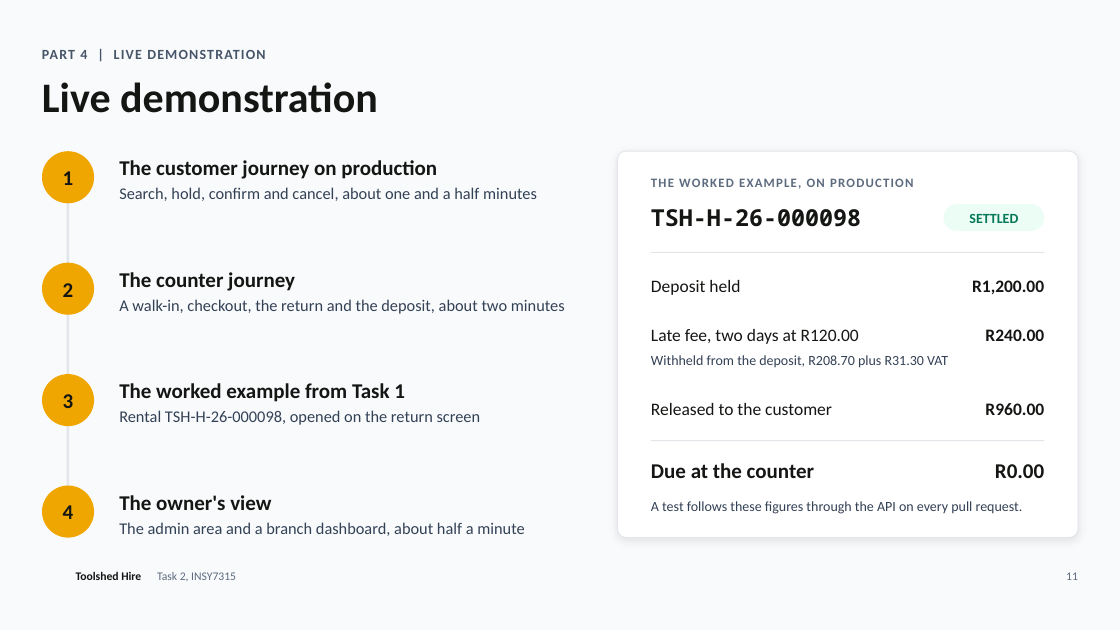
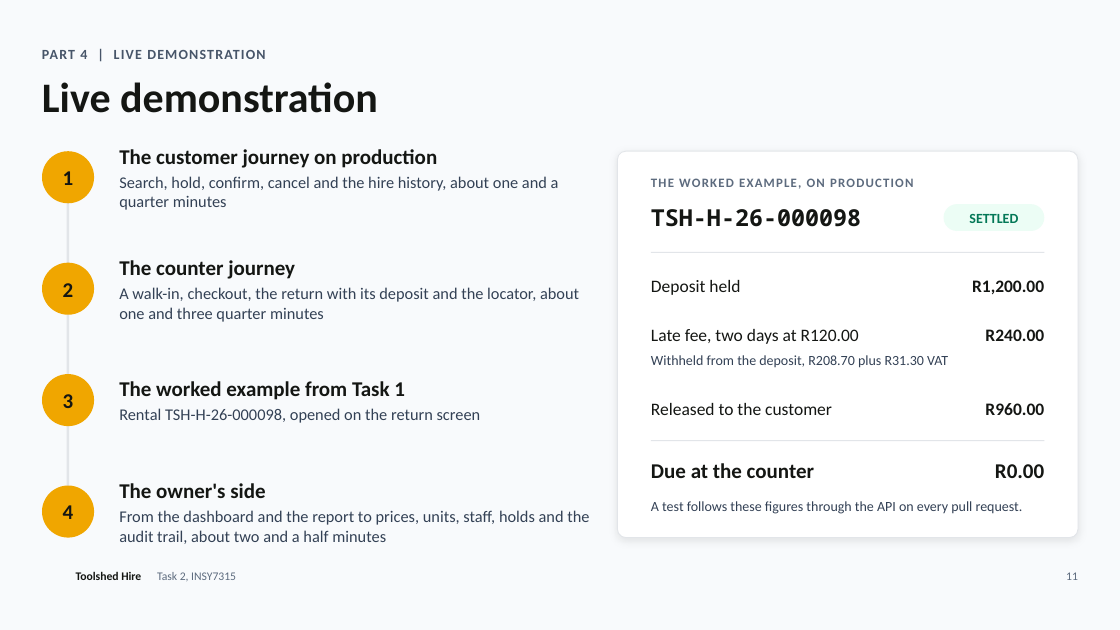
Before and after one commit to teon-artilionAI/toolshed-hire, a slide deck: slide 11 of docs/task2/slides/toolshed-hire-task-2.pptx. Drawn at 1120x630 pixels with LibreOffice and Linux fonts; fonts in the diff are those of the drawing; background and template pictures are left out. Boxes give left, top, right and bottom in pixels: in the first picture for what was removed or moved away, otherwise in the second. Text is boxed around its words. In the diff, an @@ line names an element or a change of style, - is before the commit and + after.

```diff
--- a/docs/task2/slides/toolshed-hire-task-2.pptx
+++ b/docs/task2/slides/toolshed-hire-task-2.pptx
@@ text "The customer journey on production": place and size @@
-text "The customer journey on production" at box(119, 160, 537, 201)
+text "The customer journey on production" at box(119, 149, 559, 210)
@@ text at box(119, 176, 559, 210): text changed @@
-Search, hold, confirm and cancel, about one and a half minutes
+Search, hold, confirm, cancel and the hire history, about one and a quarter minutes
@@ text "The counter journey": place and size @@
-text "The counter journey" at box(119, 272, 565, 314)
+text "The counter journey" at box(119, 260, 579, 322)
@@ text at box(119, 287, 579, 322): text changed @@
-A walk-in, checkout, the return and the deposit, about two minutes
+A walk-in, checkout, the return with its deposit and the locator, about one and three quarter minutes
@@ text at box(119, 483, 589, 544): text changed @@
-The owner's view
-The admin area and a branch dashboard, about half a minute
+The owner's side
+From the dashboard and the report to prices, units, staff, holds and the audit trail, about two and a half minutes
```
Also in this commit, not shown: 12 other slides changed, 1 other file.
